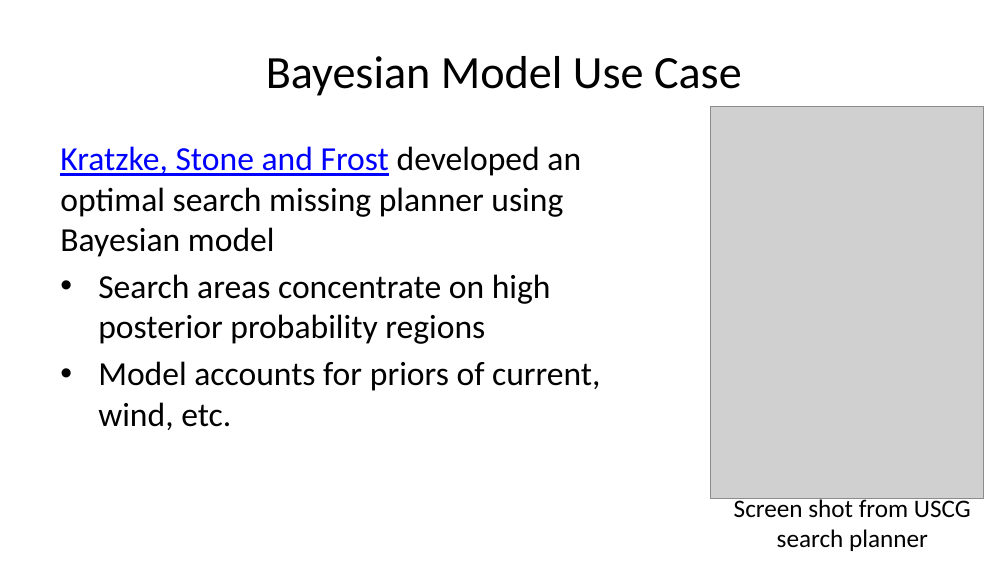
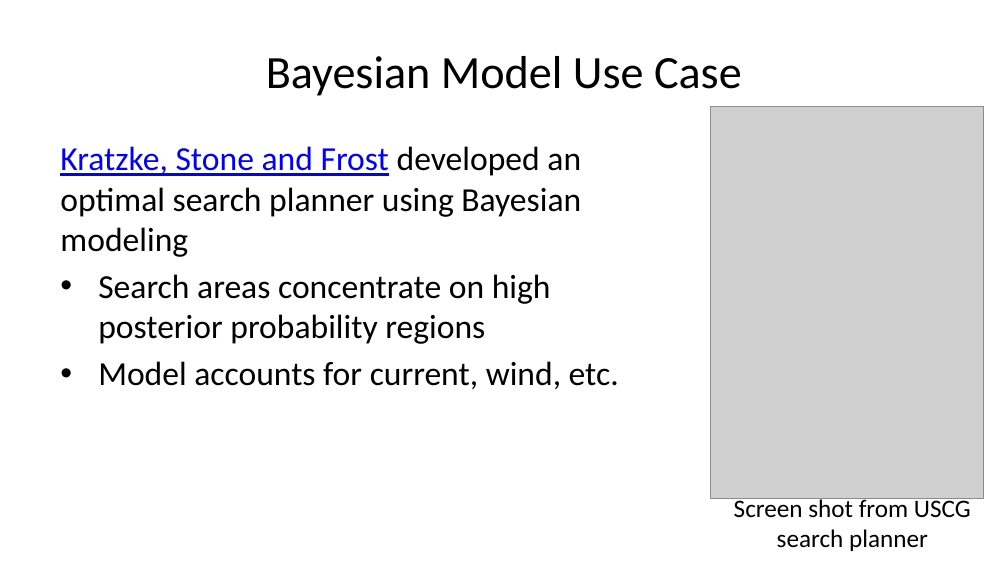
Before and after one commit to StephenElston/CSCI-E-83, a slide deck: slide 9 of LectureSlides/07_IntroductionToBayesModels.pptx. Drawn at 1008x567 pixels with LibreOffice and Linux fonts; fonts in the diff are those of the drawing; grey boxes stand for pictures. Boxes give left, top, right and bottom in pixels: in the first picture for what was removed or moved away, otherwise in the second. Text is boxed around its words. In the diff, an @@ line names an element or a change of style, - is before the commit and + after.

```diff
--- a/LectureSlides/07_IntroductionToBayesModels.pptx
+++ b/LectureSlides/07_IntroductionToBayesModels.pptx
@@ text at (60,146,581,257): text changed @@
-Kratzke, Stone and Frost developed an optimal search missing planner using Bayesian model
+Kratzke, Stone and Frost developed an optimal search planner using Bayesian modeling
@@ text at (98,361,619,389): text changed @@
-• Model accounts for priors of current, wind, etc.
+• Model accounts for current, wind, etc.
```
Also in this commit, not shown: 13 other slides changed, 4 slides added, 2 slides removed.
